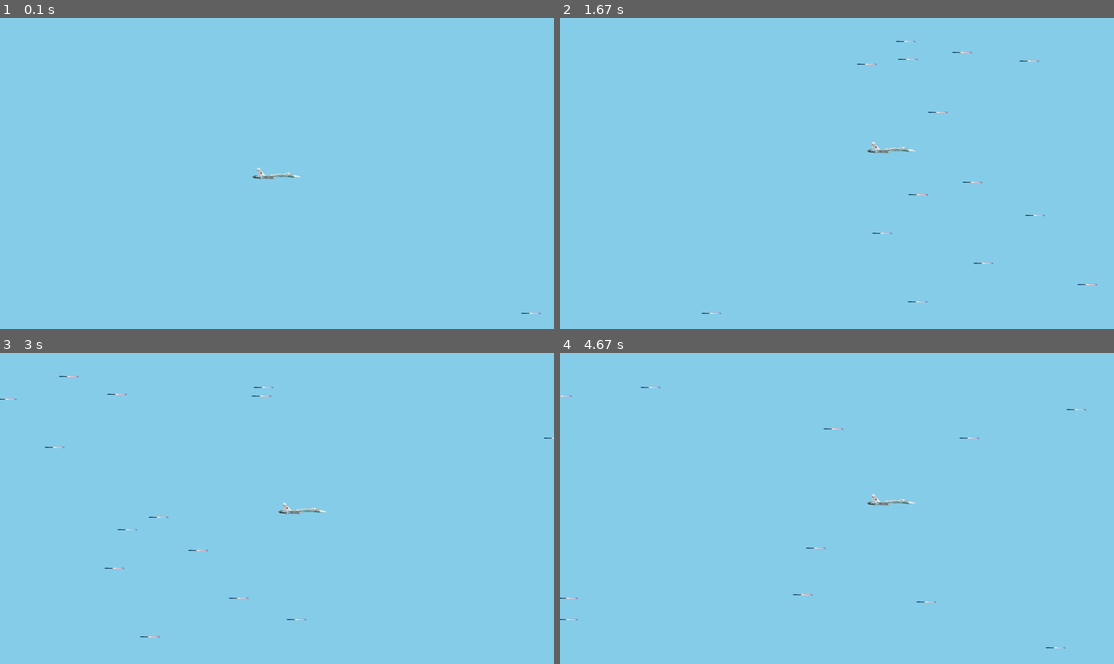
Above: before the commit, frames 1-4 (two rows, left to right).
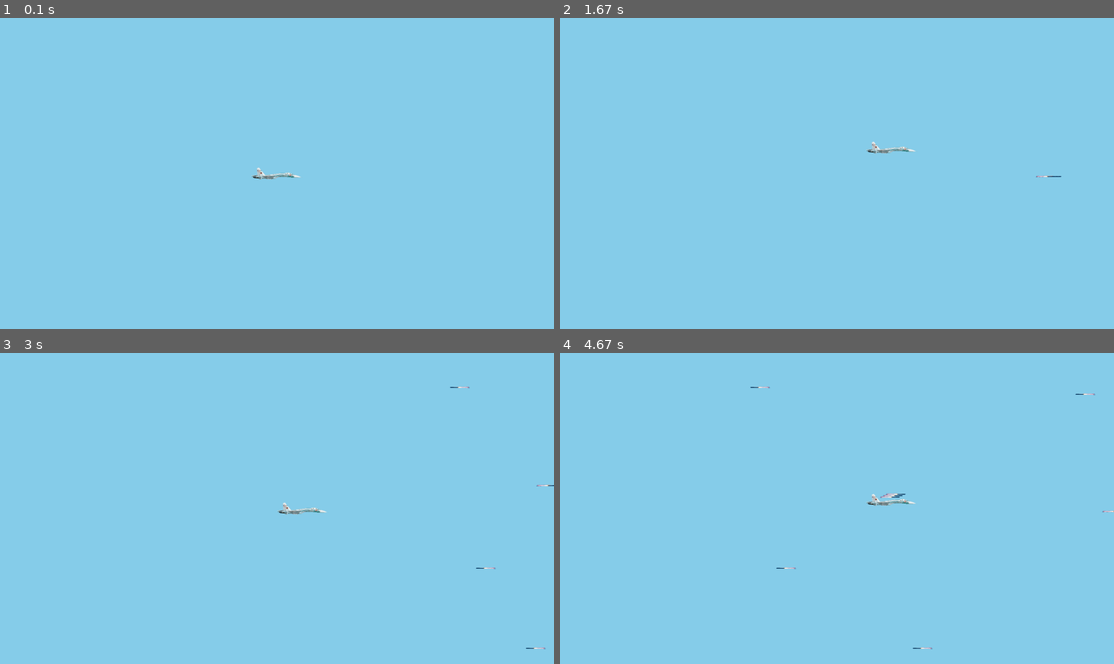
Above: after the commit, the same moments.

Repository: Fort66/Group_9_2_24_1
Game: pygame game, started from Pygame/dogfight/main.py
The game is run twice, just before and just after one commit, with the same random seed, the same clock (stepped at 60 frames per second) and the same inputs.
Inputs:
- Up to frame 1 (0.1 s): no input
- Up to frame 2 (1.67 s): tap C at 0.33, 1.65 s; hold Right 0.67-1.13 s; hold W 1.17-1.47 s; hold Right from 1.5 s (still down)
- Up to frame 3 (3 s): release Right at 1.97 s; hold A 2-2.53 s; hold Down 2.57-2.87 s; hold A from 2.9 s (still down)
- Up to frame 4 (4.67 s): tap C at 3.05, 4.55 s; release A at 3.3 s; hold Up 3.33-3.7 s; hold D 3.73-4.37 s; hold Down from 4.4 s (still down)

The runs differ from the first frame. In frame 1, less than 0.1% of the frame differs, in the area x 94-98%, y 94-96%; in frame 2, 0.2%; in frame 3, 0.3%; in frame 4, 0.3%, in the area x 0-100%, y 10-96%.

Commit message:
change structure

Diff:
--- a/Pygame/dogfight/classes/class_Clouds.py
+++ /dev/null
@@ -1,37 +0,0 @@
-from pygame import Surface
-from pygame.image import load
-from pygame.transform import scale_by
-
-from random import uniform, choice
-
-from .class_Screen import win
-
-clouds_list = [
-    'images/cloud2.png',
-    'images/cloud3.png',
-    'images/cloud4.png',
-    'images/cloud5.png'
-]
-
-
-class Clouds:
-    def __init__(self):
-        self.image = scale_by(load(choice(clouds_list)).convert_alpha(), .8)
-        self.generate()
-        self.speed = uniform(2, 4)
-
-    def generate(self):
-            self.rect = self.image.get_rect(center=(
-                uniform(win.screen.get_width() + 1000, win.screen.get_width() + 5000),
-                uniform(0, win.screen.get_height())
-            ))
-
-    def move(self):
-        if self.rect.left > -2000:
-            self.rect.move_ip(-self.speed, 0)
-        else:
-            self.generate()
-
-    def update(self):
-        self.move()
-        win.screen.blit(self.image, self.rect)
--- /dev/null
+++ b/Pygame/dogfight/classes/groups/class_AllSprites.py
@@ -0,0 +1,18 @@
+from pygame.sprite import Group
+
+
+class AllSprites(Group):
+    __instance = None
+
+    def __new__(cls, *args, **kwargs):
+        if cls.__instance is None:
+            cls.__instance = super().__new__(cls, *args, **kwargs)
+        return cls.__instance
+
+    def update(self, *args, **kwargs):
+        for sprite in sorted(self.sprites(), key=lambda sprite: sprite._layer):
+            sprite.update(*args, **kwargs)
+
+
+
+all_sprites = AllSprites()
--- /dev/null
+++ b/Pygame/dogfight/classes/groups/class_SpritesGroups.py
@@ -0,0 +1,31 @@
+from pygame.sprite import Group, GroupSingle
+
+from icecream import ic
+
+class SpritesGroups:
+    __instance = None
+
+    __groups_dict = {
+        'player_group': GroupSingle(),
+        'player_rocket_group': Group(),
+        'enemies_group': Group(),
+    }
+
+
+    def __new__(cls, *args, **kwargs):
+        if cls.__instance is None:
+            cls.__instance = super().__new__(cls, *args, **kwargs)
+        return cls.__instance
+
+    def __init__(self):
+        self.__dict__ = self.__groups_dict
+
+    def sprites(self):
+        return list(self.__dict__)
+
+    def clear(self):
+        for group in self.__dict__.values():
+            group.empty()
+
+
+groups = SpritesGroups()
--- /dev/null
+++ b/Pygame/dogfight/classes/logic/class_CreateObjects.py
@@ -0,0 +1,28 @@
+from random import choice
+
+from ..units.class_Player import Player
+from ..units.class_Enemies import Enemies
+from ..units.class_Clouds import Clouds
+
+
+clouds_list = [
+    'images/cloud2.png',
+    'images/cloud3.png',
+    'images/cloud4.png',
+    'images/cloud5.png'
+]
+
+class CreateObjects:
+    __instance = None
+
+    def __new__(cls, *args, **kwargs):
+        if cls.__instance is None:
+            cls.__instance = super().__new__(cls, *args, **kwargs)
+        return cls.__instance
+
+    def create(self):
+        self.player = Player()
+        self.enemies = [Enemies() for _ in range(15)]
+        self.clouds = [Clouds(choice(clouds_list)) for _ in range(15)]
+
+create_objects = CreateObjects()
--- a/Pygame/dogfight/classes/class_Game.py
+++ b/Pygame/dogfight/classes/logic/class_Game.py
@@ -5,16 +5,12 @@
 from pygame.event import get
 from pygame.locals import QUIT, KEYDOWN, K_ESCAPE
 
-from .class_Screen import win
-from .class_Player import Player
-from .class_Enemies import Enemies
-from .class_Clouds import Clouds
+from ..screens.class_Screen import win
+from ..groups.class_AllSprites import all_sprites
+from .class_CreateObjects import create_objects
 
 
-player = Player()
-enemies = [Enemies() for _ in range(15)]
-clouds = [Clouds() for _ in range(15)]
-
+create_objects.create()
 
 
 class Game:
@@ -33,13 +29,7 @@
                 if event.type == QUIT or (event.type == KEYDOWN and event.key == K_ESCAPE):
                     self.loop = False
 
-            player.update()
-
-            for enemy in enemies:
-                enemy.update()
-
-            for cloud in clouds:
-                cloud.update()
+            all_sprites.update()
 
             pg.display.update()
             self.clock.tick(self.fps)
--- /dev/null
+++ b/Pygame/dogfight/classes/units/class_Clouds.py
@@ -0,0 +1,40 @@
+from pygame.image import load
+from pygame.transform import scale_by
+from pygame.sprite import Sprite
+
+from random import uniform, choice, randint
+
+from ..screens.class_Screen import win
+from ..groups.class_AllSprites import all_sprites
+
+class Clouds(Sprite):
+    def __init__(self, path):
+        Sprite.__init__(self)
+        self._layer = randint(1, 3)
+        match self._layer:
+            case 1:
+                self.scale_value = .4
+            case 2:
+                self.scale_value = .6
+            case 3:
+                self.scale_value = .8
+        self.image = scale_by(load(path).convert_alpha(), self.scale_value)
+        self.generate()
+        self.speed = uniform(1, 2)
+        all_sprites.add(self)
+
+    def generate(self):
+            self.rect = self.image.get_rect(center=(
+                uniform(win.screen.get_width() + 1000, win.screen.get_width() + 5000),
+                uniform(0, win.screen.get_height())
+            ))
+
+    def move(self):
+        if self.rect.left > -2000:
+            self.rect.move_ip(-self.speed, 0)
+        else:
+            self.generate()
+
+    def update(self):
+        self.move()
+        win.screen.blit(self.image, self.rect)
--- a/Pygame/dogfight/classes/class_Enemies.py
+++ b/Pygame/dogfight/classes/units/class_Enemies.py
@@ -1,20 +1,28 @@
 from pygame import Surface
 from pygame.image import load
 from pygame.transform import scale_by
+from pygame.sprite import Sprite
 
 from random import uniform
 
-from .class_Screen import win
+from ..screens.class_Screen import win
+from ..groups.class_SpritesGroups import groups
+from ..groups.class_AllSprites import all_sprites
 
-class Enemies:
+
+class Enemies(Sprite):
     def __init__(self):
+        Sprite.__init__(self)
         self.image = scale_by(load('images/rocket.gif').convert_alpha(), .3)
         self.generate()
-        self.speed = uniform(5, 15)
+        self.speed = uniform(5, 10)
+        self._layer = 2
+        groups.enemies_group.add(self)
+        all_sprites.add(self)
 
     def generate(self):
             self.rect = self.image.get_rect(center=(
-                uniform(win.screen.get_width(), win.screen.get_width() + 1000),
+                uniform(win.screen.get_width()+ 1000, win.screen.get_width() + 5000),
                 uniform(0, win.screen.get_height())
             ))
 
--- a/Pygame/dogfight/classes/class_Player.py
+++ b/Pygame/dogfight/classes/units/class_Player.py
@@ -1,19 +1,29 @@
 from pygame import Surface
 from pygame.key import get_pressed
-from pygame.locals import K_LEFT, K_RIGHT, K_UP, K_DOWN, K_w, K_s, K_a, K_d
+from pygame.locals import K_LEFT, K_RIGHT, K_UP, K_DOWN, K_w, K_s, K_a, K_d, K_c
 from pygame.image import load
 from pygame.transform import scale_by
+from pygame.sprite import Sprite
 
-from .class_Screen import win
 
-class Player:
+
+from ..screens.class_Screen import win
+from ..groups.class_SpritesGroups import groups
+from ..groups.class_AllSprites import all_sprites
+from .class_PlayerShoots import PlayerShoots
+
+class Player(Sprite):
     def __init__(self):
+        Sprite.__init__(self)
         self.image = scale_by(load('images/su-33.png').convert_alpha(), .2)
         self.rect = self.image.get_rect(center=(
             win.screen.get_width() // 2,
             win.screen.get_height() // 2
         ))
         self.speed = 5
+        self._layer = 2
+        groups.player_group.add(self)
+        all_sprites.add(self)
 
     def move(self):
         keys = get_pressed()
@@ -29,6 +39,10 @@
         if keys[K_DOWN] or keys[K_s]:
             self.rect.move_ip(0, self.speed)
 
+        if keys[K_c]:
+            shoot = PlayerShoots((self.rect.centerx - 46, self.rect.centery + 10), 10)
+            all_sprites.add(shoot)
+
     def check_position(self):
         if self.rect.left <= 0:
             self.rect.left = 0
--- /dev/null
+++ b/Pygame/dogfight/classes/units/class_PlayerShoots.py
@@ -0,0 +1,26 @@
+from pygame import Surface
+from pygame.image import load
+from pygame.transform import scale_by, flip
+from pygame.sprite import Sprite
+
+from ..screens.class_Screen import win
+
+
+class PlayerShoots(Sprite):
+    def __init__(self, pos, speed):
+        Sprite.__init__(self)
+        self.image = flip(scale_by(load('images/rocket.gif').convert_alpha(), .3), True, False)
+        self.rect = self.image.get_rect(center=(pos))
+        self.pos = pos
+        self.speed = speed
+        self._layer = 2
+
+    def move(self):
+        if self.rect.right < win.screen.get_width() + 200:
+            self.rect.move_ip(self.speed, 0)
+        else:
+            self.kill()
+
+    def update(self):
+        self.move()
+        win.screen.blit(self.image, self.rect)
--- a/Pygame/dogfight/main.py
+++ b/Pygame/dogfight/main.py
@@ -1,5 +1,5 @@
 from pygame import quit
-from classes.class_Game import Game
+from classes.logic.class_Game import Game
 
 
 def main():
Renamed: Pygame/dogfight/classes/class_Screen.py -> Pygame/dogfight/classes/screens/class_Screen.py
